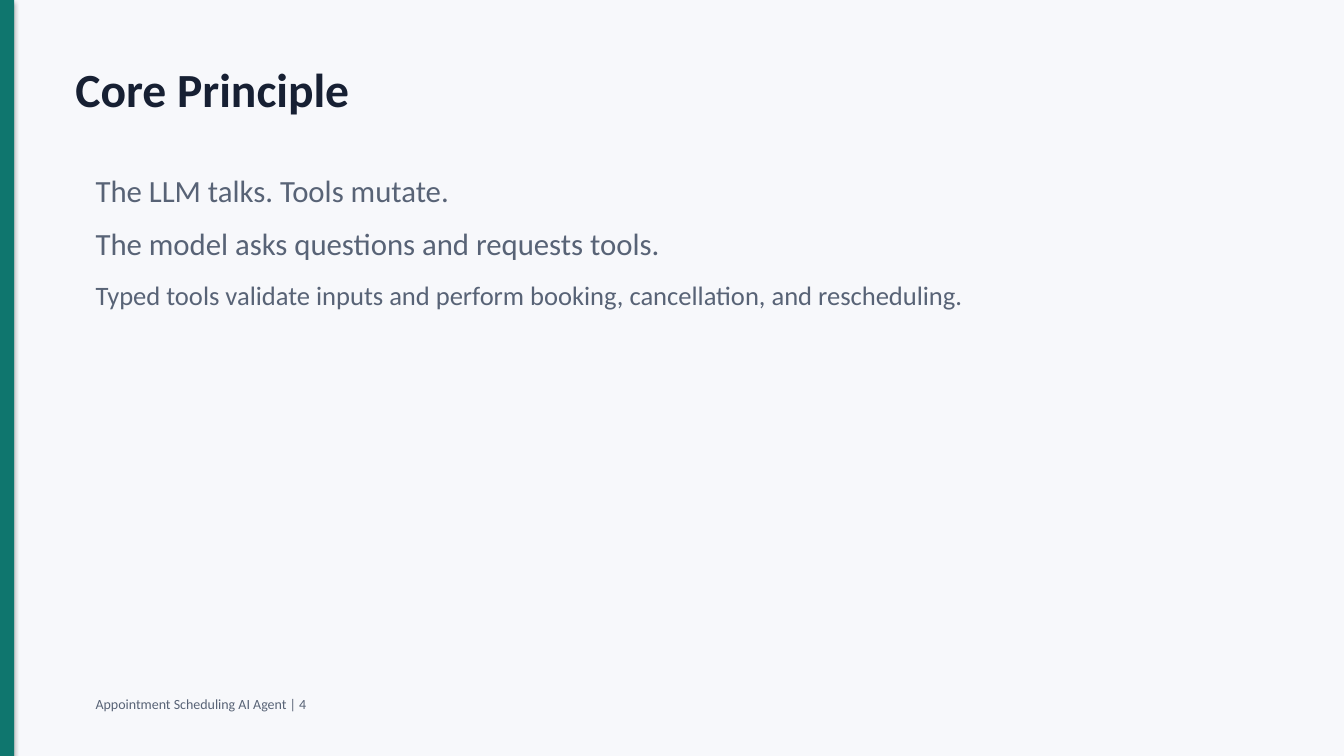
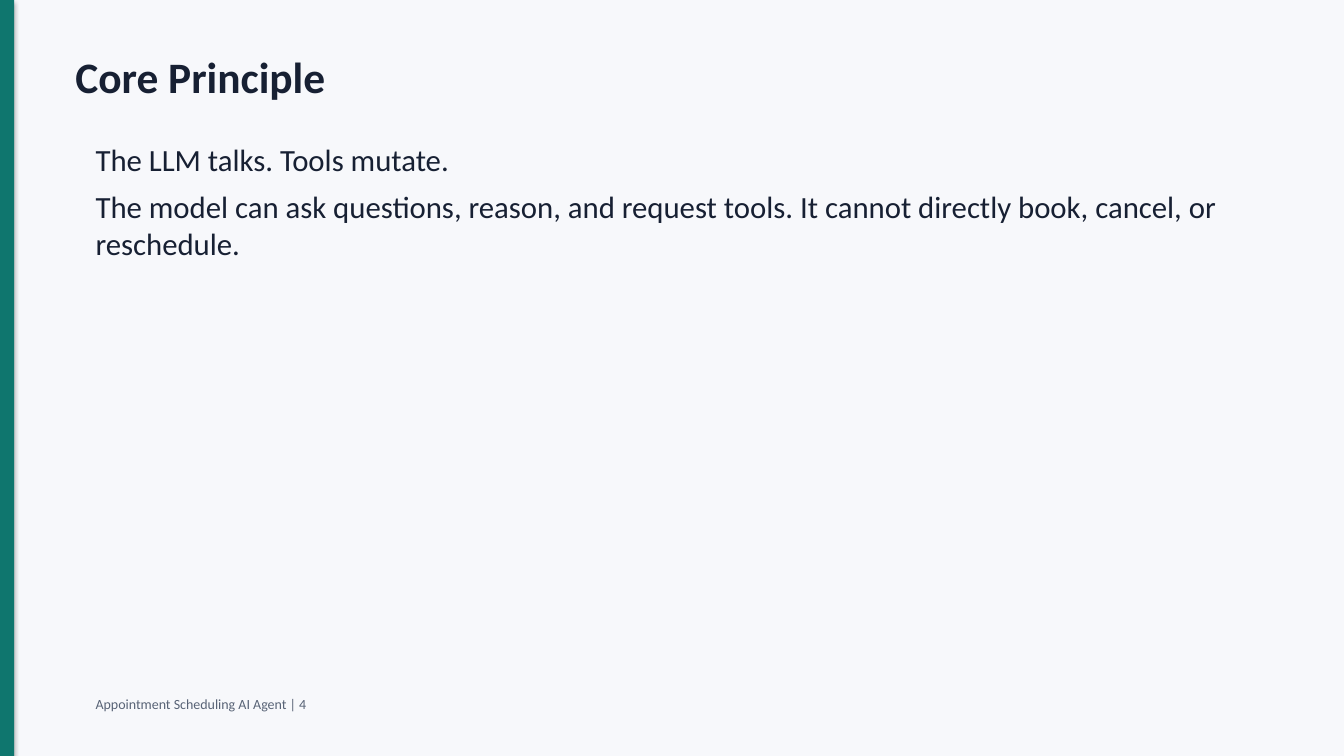
Before and after one commit to amankumarhal/scheduling_agent, a slide deck: slide 4 of docs/appointment_agent_interview_deck.pptx. Drawn at 1344x756 pixels with LibreOffice and Linux fonts; fonts in the diff are those of the drawing. Boxes give left, top, right and bottom in pixels: in the first picture for what was removed or moved away, otherwise in the second. Text is boxed around its words. In the diff, an @@ line names an element or a change of style, - is before the commit and + after.

Commit message:
Expand production system design slides

```diff
--- a/docs/appointment_agent_interview_deck.pptx
+++ b/docs/appointment_agent_interview_deck.pptx
@@ text "Core Principle": place and size @@
-text "Core Principle" at (75, 73, 349, 115)
+text "Core Principle" at (75, 62, 325, 100)
@@ text "Core Principle" at (75, 62, 325, 100): size 34 to 31 pt @@
@@ text "The LLM talks. Tools mutate.": place and size @@
-text "The LLM talks. Tools mutate." at (96, 180, 962, 310)
+text "The LLM talks. Tools mutate." at (96, 149, 1216, 256)
@@ text at (96, 149, 449, 172): text colour #586376 to #172033 in "The LLM talks. Tools mutate."; less space between paragraphs @@
@@ text at (96, 196, 1216, 256): text changed; size 19 to 22 pt; text colour #586376 to #172033 @@
-The model asks questions and requests tools.
-Typed tools validate inputs and perform booking, cancellation, and rescheduling.
+The model can ask questions, reason, and request tools. It cannot directly book, cancel, or reschedule.
```
Also in this commit, not shown: 10 other slides changed, 14 slides added, 4 slides removed, 1 other file.
